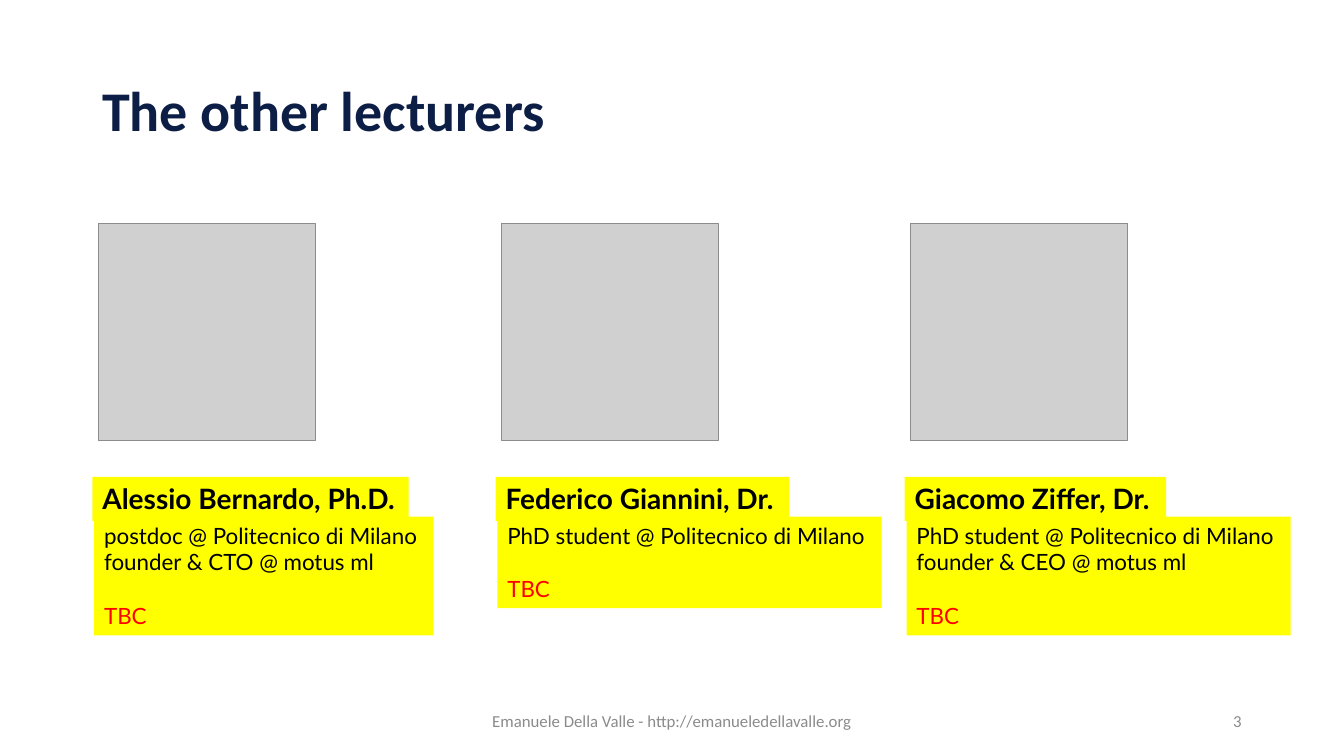
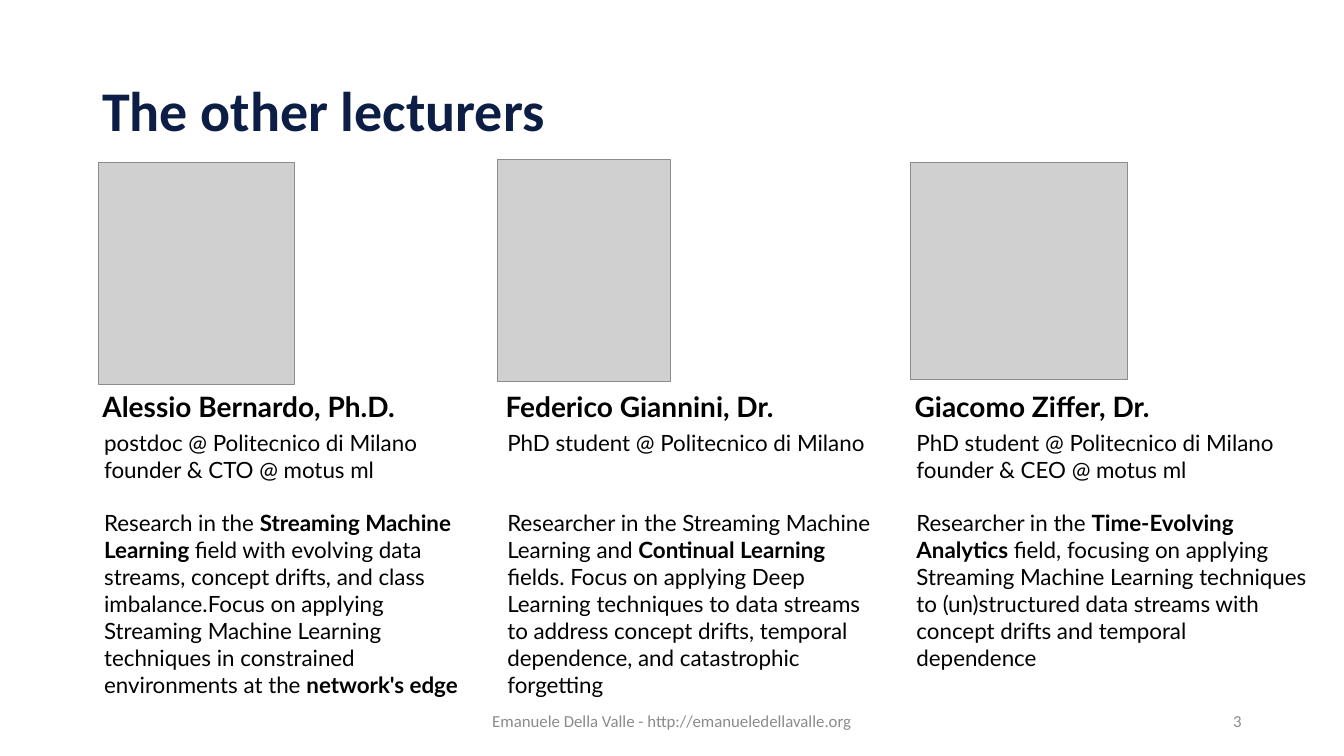
Before and after one commit to eugeniovaretti/streaming-data-analytics, a slide deck: slide 3 of lectures/00a_admin/00a_admin.pptx. Drawn at 1344x756 pixels with LibreOffice and Linux fonts; fonts in the diff are those of the drawing; grey boxes stand for pictures; background and template pictures are left out. Boxes give left, top, right and bottom in pixels: in the first picture for what was removed or moved away, otherwise in the second. Text is boxed around its words. In the diff, an @@ line names an element or a change of style, - is before the commit and + after.

```diff
--- a/lectures/00a_admin/00a_admin.pptx
+++ b/lectures/00a_admin/00a_admin.pptx
@@ picture: place and size @@
-picture at <box>99,223,316,440</box>
+picture at <box>99,162,294,384</box>
@@ picture added at <box>497,160,669,382</box> @@
@@ picture: place and size @@
-picture at <box>910,223,1127,440</box>
+picture at <box>910,162,1127,379</box>
@@ picture removed at <box>502,223,719,440</box> @@
@@ 3 texts: place and size @@
-3 texts at <box>93,477,1167,521</box>
+3 texts at <box>102,396,1150,421</box>
@@ text "postdoc @ Politecnico di Milano": place and size @@
-text "postdoc @ Politecnico di Milano" at <box>95,517,434,636</box>
+text "postdoc @ Politecnico di Milano" at <box>104,434,458,697</box>
@@ fill #FFFF00 to none in 6 elements at <box>102,396,395,421</box>, <box>506,396,773,421</box>, <box>915,396,1150,421</box>, <box>916,434,1306,670</box>, <box>104,434,458,697</box>, <box>507,434,870,697</box> @@
@@ text "PhD student @ Politecnico di ...": place and size @@
-text "PhD student @ Politecnico di ..." at <box>498,517,882,609</box>
+text "PhD student @ Politecnico di ..." at <box>507,434,870,697</box>
@@ text "PhD student @ Politecnico di ...": place and size @@
-text "PhD student @ Politecnico di ..." at <box>906,517,1291,636</box>
+text "PhD student @ Politecnico di ..." at <box>916,434,1306,670</box>
@@ text at <box>104,514,458,697</box>: text changed; text colour #FF0000 to #000000 @@
-TBC
+Research in the Streaming Machine Learning field with evolving data streams, concept drifts, and class imbalance.Focus on applying Streaming Machine Learning techniques in constrained environments at the network's edge
@@ text at <box>507,514,870,697</box>: text changed; text colour #FF0000 to #000000 @@
-TBC
+Researcher in the Streaming Machine Learning and Continual Learning fields. Focus on applying Deep Learning techniques to data streams to address concept drifts, temporal dependence, and catastrophic forgetting
@@ text at <box>916,514,1306,670</box>: text changed; text colour #FF0000 to #000000 @@
-TBC
+Researcher in the Time-Evolving Analytics field, focusing on applying Streaming Machine Learning techniques to (un)structured data streams with concept drifts and temporal dependence
```
Also in this commit, not shown: 4 other slides changed.
